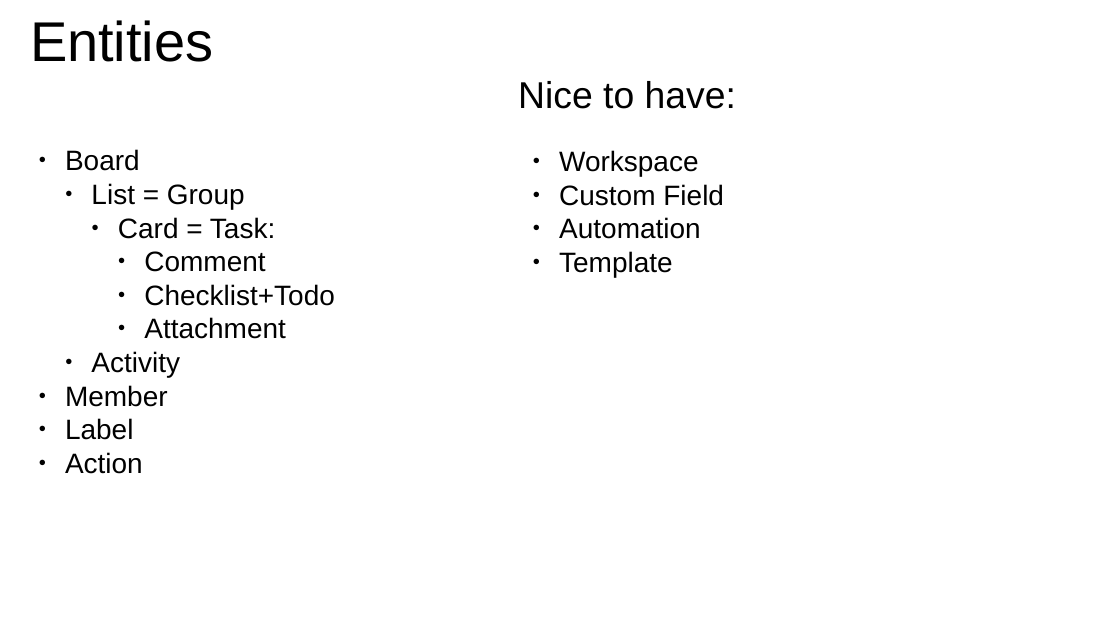
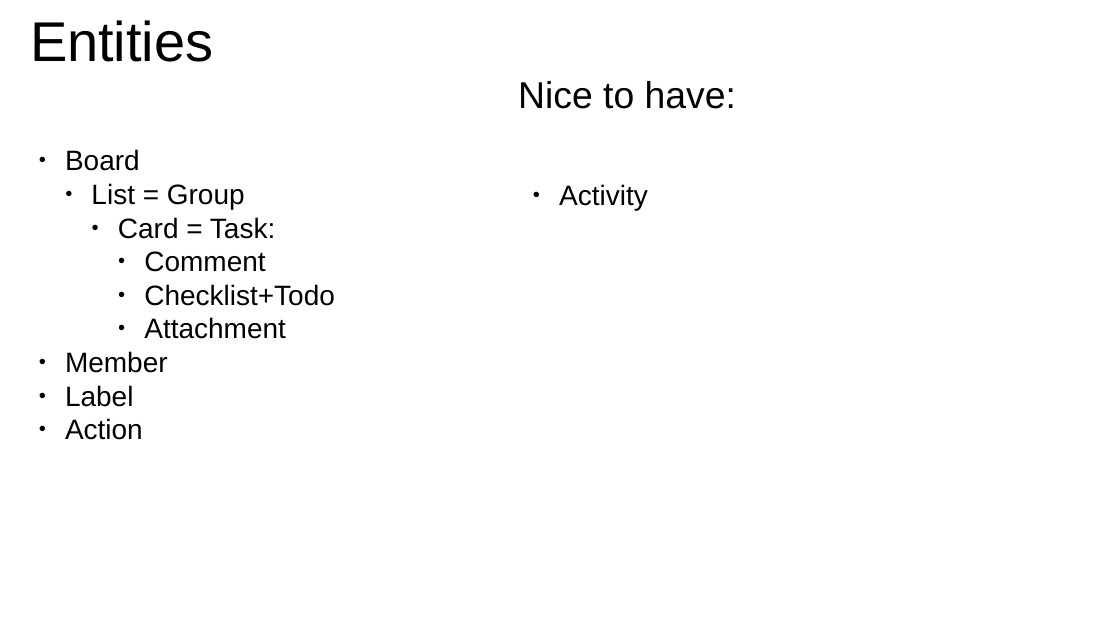
Before and after one commit to irisor/Iristaram, a slide deck: slide 10 of Documents/מצגת אפיון.pptx (slide 14 before the commit). Drawn at 1120x630 pixels with LibreOffice and Linux fonts; fonts in the diff are those of the drawing. Boxes give left, top, right and bottom in pixels: in the first picture for what was removed or moved away, otherwise in the second. Text is boxed around its words. In the diff, an @@ line names an element or a change of style, - is before the commit and + after.

```diff
--- a/Documents/מצגת אפיון.pptx
+++ b/Documents/מצגת אפיון.pptx
@@ text at [559,184,648,210]: text changed @@
-● Workspace
-● Custom Field
-● Automation
-● Template
+● Activity
@@ subtitle at [91,351,180,377]: paragraph removed @@
-  ● Activity
```
Also in this commit, not shown: 7 other slides changed, 4 slides removed.
